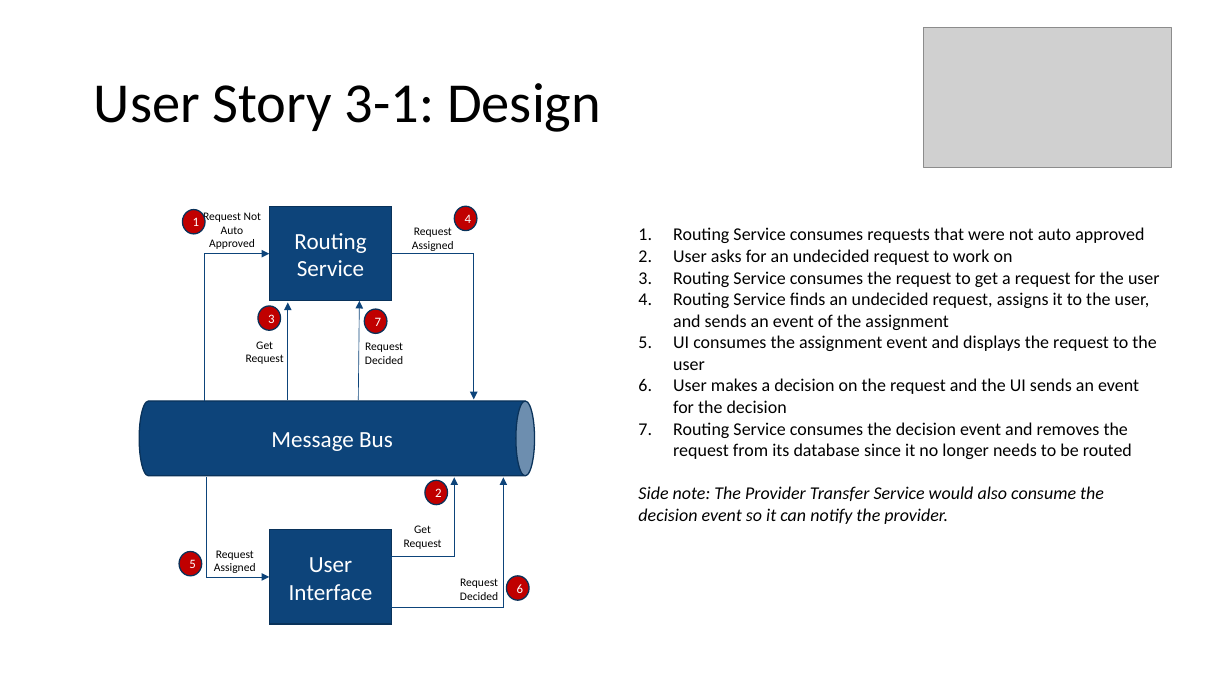
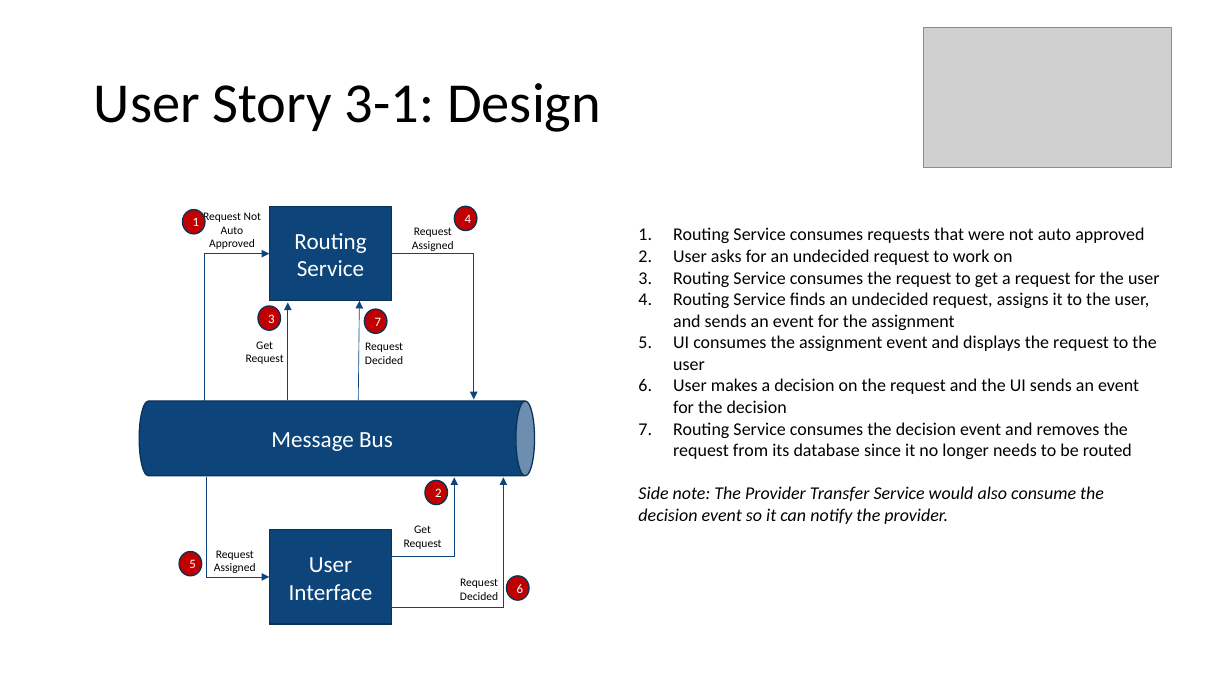
Before and after one commit to scottctr/EdaWorkshop, a slide deck: slide 3 of BusinessLogic/Docs/EdaWorkshop_Sprint3.pptx. Drawn at 1232x693 pixels with LibreOffice and Linux fonts; fonts in the diff are those of the drawing; grey boxes stand for pictures. Boxes give left, top, right and bottom in pixels: in the first picture for what was removed or moved away, otherwise in the second. Text is boxed around its words. In the diff, an @@ line names an element or a change of style, - is before the commit and + after.

```diff
--- a/BusinessLogic/Docs/EdaWorkshop_Sprint3.pptx
+++ b/BusinessLogic/Docs/EdaWorkshop_Sprint3.pptx
@@ text at (x1=673, y1=292, x2=1150, y2=330): text changed @@
-4. Routing Service finds an undecided request, assigns it to the user, and sends an event of the assignment
+4. Routing Service finds an undecided request, assigns it to the user, and sends an event for the assignment
```
Also in this commit, not shown: 9 other slides changed, 1 slide added, 3 other files.
